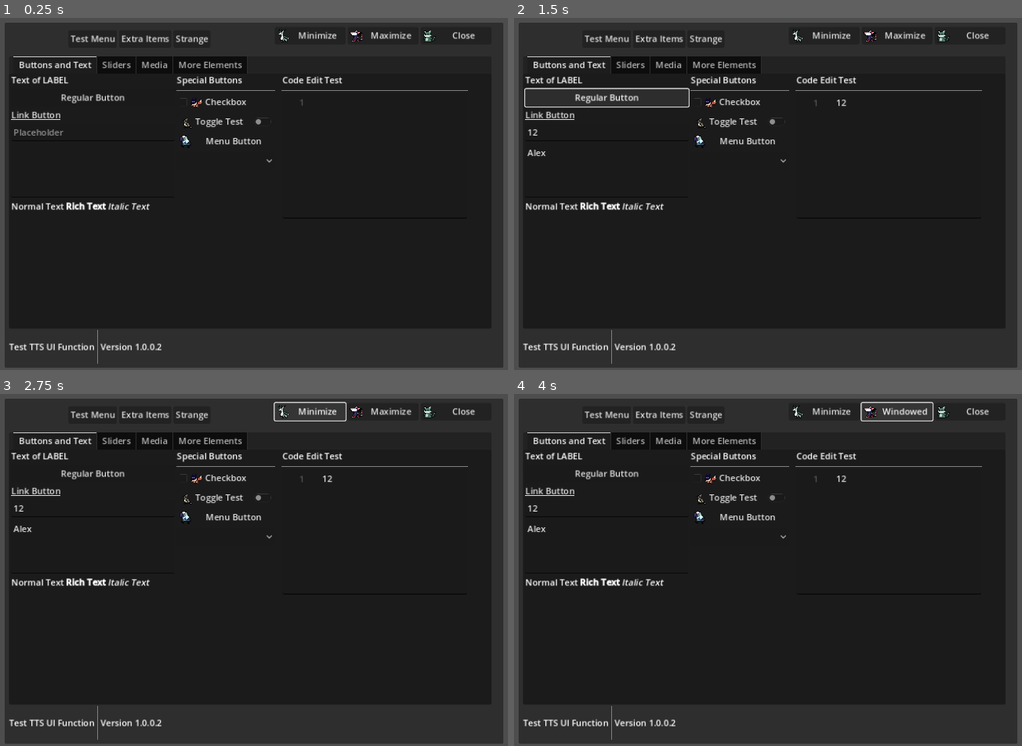
Above: before the commit, frames 1-4 (two rows, left to right).
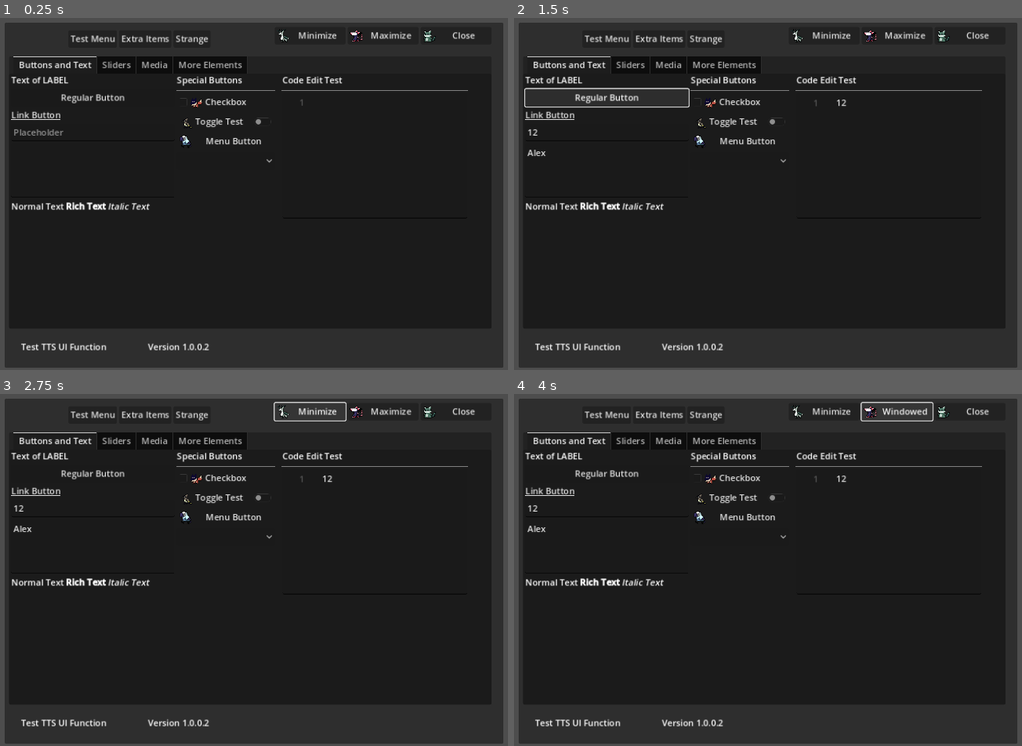
Above: after the commit, the same moments.

Repository: badgernested/godot-screenreader
Game: Godot game, scene res://sample_assets/Main.tscn
Same seed, same stepped clock (60 frames per second), same inputs: the game is played once before the commit and once after it. Video files are missing from this copy of the repository; at most half a second of black plays in their place.
Inputs (mouse positions are in pixels of both pictures, inside the frame that each line leads up to):
- Up to frame 1 (0.25 s): no input
- Up to frame 2 (1.5 s): click (605, 134) at 0.52 s; type "12" at 0.6 s; click (605, 169) at 0.75 s; type "Alex" at 0.83 s; click (889, 155) at 0.98 s; type "12" at 1.07 s; click "Regular Button" at 1.25 s
- Up to frame 3 (2.75 s): click "Minimize" at 2 s
- Up to frame 4 (4 s): click "Maximize" at 2.75 s; click "Windowed" at 3.5 s

The runs differ from the first frame. In frame 1, 0.5% of the frame differs, in the area x 1-42%, y 88-99%; in frame 2, 0.5%; in frame 3, 0.5%; in frame 4, 0.5%.

Commit message:
Added my website lol

Diff:
--- a/sample_assets/Main.tscn
+++ b/sample_assets/Main.tscn
@@ -514,15 +514,19 @@
 offset_bottom = 60.0
 
 [node name="Label" type="Label" parent="Panel/VBoxContainer/Info/HBoxContainer"]
+custom_minimum_size = Vector2(200, 0)
 layout_mode = 2
 text = "Test TTS UI Function"
+horizontal_alignment = 1
 
 [node name="VSeparator" type="VSeparator" parent="Panel/VBoxContainer/Info/HBoxContainer"]
 layout_mode = 2
 
 [node name="VersionNO" type="Label" parent="Panel/VBoxContainer/Info/HBoxContainer"]
+custom_minimum_size = Vector2(200, 0)
 layout_mode = 2
 text = "Version"
+horizontal_alignment = 1
 
 [connection signal="index_pressed" from="Panel/VBoxContainer/NavButtons/HBoxContainer/CenterContainer/MenuBar/Test Menu" to="." method="_on_test_menu_index_pressed"]
 [connection signal="index_pressed" from="Panel/VBoxContainer/NavButtons/HBoxContainer/CenterContainer/MenuBar/Extra Items" to="." method="_on_extra_items_index_pressed"]
--- a/screenreader/menu/ax/TutorialControl.tscn
+++ b/screenreader/menu/ax/TutorialControl.tscn
@@ -930,17 +930,19 @@
 theme_override_font_sizes/font_size = 30
 text = "Congratulations!"
 
-[node name="InvisibleLabel" type="Label" parent="Tab/Conclusion/HBoxContainer/Control"]
+[node name="InvisibleLabel" type="Button" parent="Tab/Conclusion/HBoxContainer/Control"]
 modulate = Color(1, 1, 1, 0)
+custom_minimum_size = Vector2(190, 0)
 layout_mode = 0
-offset_left = 230.0
-offset_top = 289.0
-offset_right = 388.0
-offset_bottom = 340.0
+offset_left = 207.0
+offset_top = 288.0
+offset_right = 397.0
+offset_bottom = 339.0
 theme_override_colors/font_color = Color(0, 0, 0, 1)
-text = "Created by
-PunishedFelix"
-horizontal_alignment = 2
+text = "Created by PunishedFelix. Press to visit their website."
+flat = true
+clip_text = true
 
 [connection signal="ready" from="Tab/Trees/HBox/SampleArea/Tree" to="." method="_on_tree_ready"]
 [connection signal="pressed" from="Tab/Conclusion/HBoxContainer/Control/FinishButton" to="." method="_on_button_pressed"]
+[connection signal="pressed" from="Tab/Conclusion/HBoxContainer/Control/InvisibleLabel" to="." method="_on_invisible_label_pressed"]
--- a/screenreader/menu/ax/tutorial_control.gd
+++ b/screenreader/menu/ax/tutorial_control.gd
@@ -31,3 +31,7 @@
 # Exits the tutorial
 func _on_button_pressed() -> void:
 	AXMenuManager.pop_menu()
+
+
+func _on_invisible_label_pressed() -> void:
+	OS.shell_open("https://punishedfelix.com/")
--- a/screenreader/scripts/AXController.gd
+++ b/screenreader/scripts/AXController.gd
@@ -31,7 +31,7 @@
 # after the instance loads.
 # This way the screenreader tutorial only appears once
 # when playing a game.
-static var load_file: bool = true
+static var load_file: bool = false
 
 func _ready():
 	AXMenuManager.init(get_tree().get_root())
